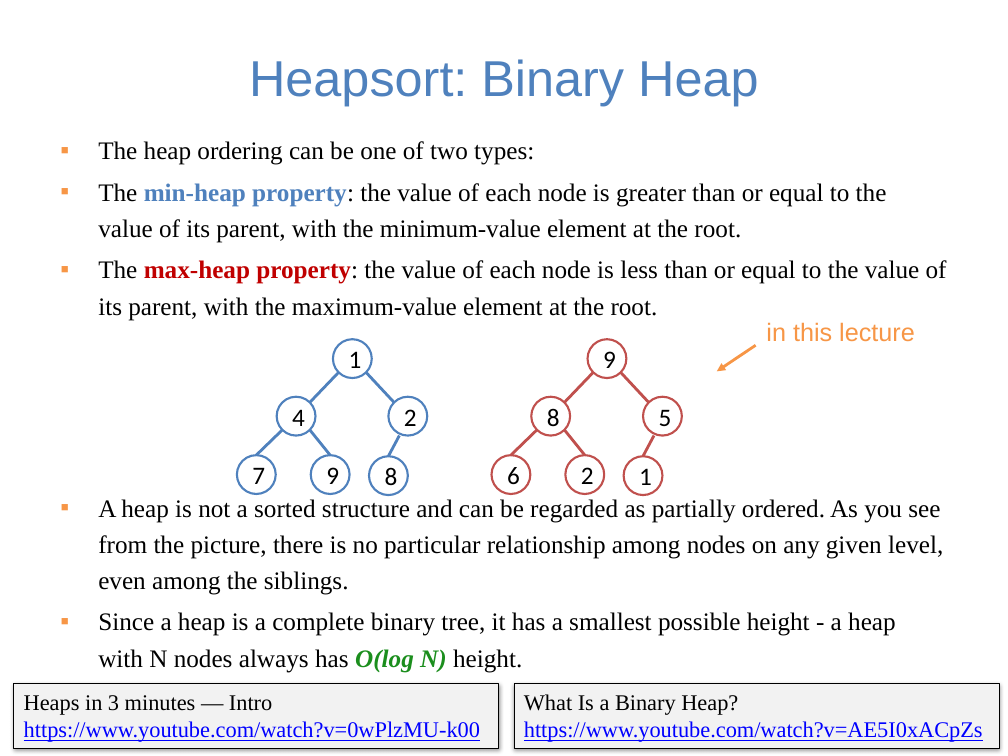
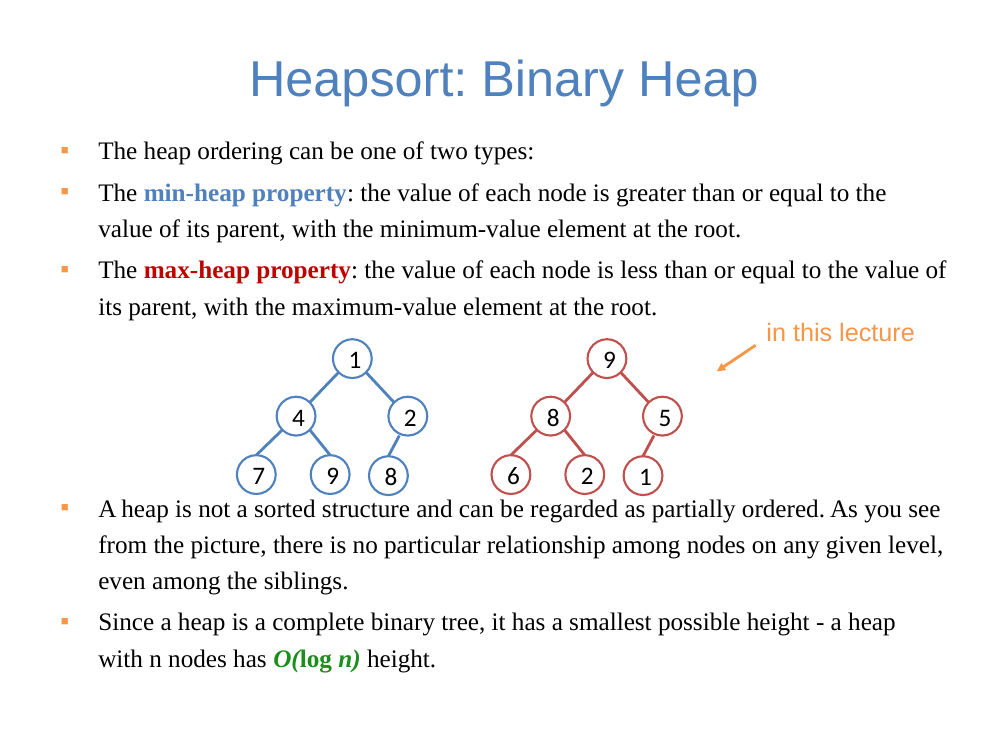
Before and after one commit to guhofstra/CSC111Fa25, a slide deck: slide 6 of PPTs/Lecture 13-sorting algorithms.pptx (slide 5 before the commit). Drawn at 1008x756 pixels with LibreOffice and Linux fonts; fonts in the diff are those of the drawing. Boxes give left, top, right and bottom in pixels: in the first picture for what was removed or moved away, otherwise in the second. Text is boxed around its words. In the diff, an @@ line names an element or a change of style, - is before the commit and + after.

```diff
--- a/PPTs/Lecture 13-sorting algorithms.pptx
+++ b/PPTs/Lecture 13-sorting algorithms.pptx
@@ text at (98,612,896,673): text changed @@
-▪ Since a heap is a complete binary tree, it has a smallest possible height - a heap with N nodes always has O(log N) height.
+▪ Since a heap is a complete binary tree, it has a smallest possible height - a heap with n nodes has O(log n) height.
@@ rectangle removed at (14,683,499,748) @@
-Heaps in 3 minutes — Intro
-https://www.youtube.com/watch?v=0wPlzMU-k00
@@ rectangle removed at (514,683,999,748) @@
-What Is a Binary Heap? https://www.youtube.com/watch?v=AE5I0xACpZs
```
Also in this commit, not shown: 8 other slides changed, 1 slide added, 9 other files.
